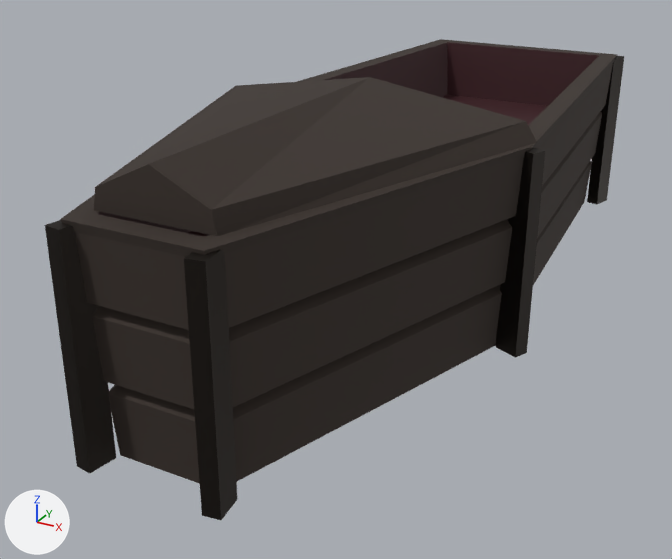
One commit to the FBX model meshes/CoffinBody.fbx: the scene before it, then after it.
Rendered twice from a 50 mm lens placed at (6.71, -14.34, 8.32), pointed at (-0.58, -1.08, 1.69). The lights are fixed; the arrows at lower left show +X, +Y and +Z. The picture after the commit comes second. Where no turn or scale is listed for an object, it has been applied to the vertices.

Names of what the first picture shows: 'CoffinBody'.
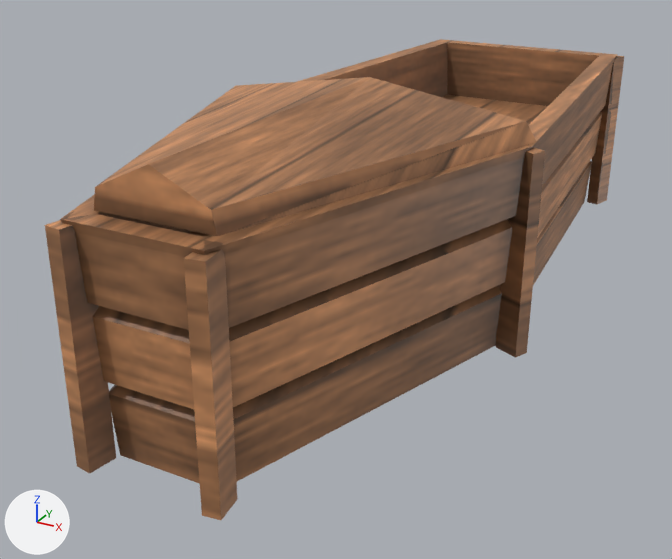
The change in detail:
Picture 'CoffinBody.png' (img_coffinbody_png) is new.
Material 'BodyMat' (mat_bodymat) is new.
Its texture is img_coffinbody_png.
me_coffinbody_004 has 138 vertices, 244 faces and spans x -3.0..3.0, y -7.1..7.11, z 1.15..5.3.
me_coffinbody_004 is used by ob_coffinbody; location (0.0, 0.0, 0.0).
me_coffinbody_004 part 1: all 140 faces that had it switch from mat_coffin_wood (brown #372d27) to mat_bodymat (picture img_coffinbody_png).
me_coffinbody_004 part 2: all 32 faces that had it switch from mat_coffin_satin (dark red #3a1219) to mat_bodymat (picture img_coffinbody_png).
me_coffinbody_004 part 3: all 72 faces that had it switch from mat_coffin_iron (dark grey #302b27) to mat_bodymat (picture img_coffinbody_png).

Boxes [x1, y1, x2, y2] around the edits, measured in the pictures (672 x 559 px):
part 1 of me_coffinbody_004, recoloured (lighter): [60, 39, 617, 484] in both
part 2 of me_coffinbody_004, recoloured: [97, 42, 599, 237] in both
part 3 of me_coffinbody_004, recoloured: [45, 55, 624, 520] in both
